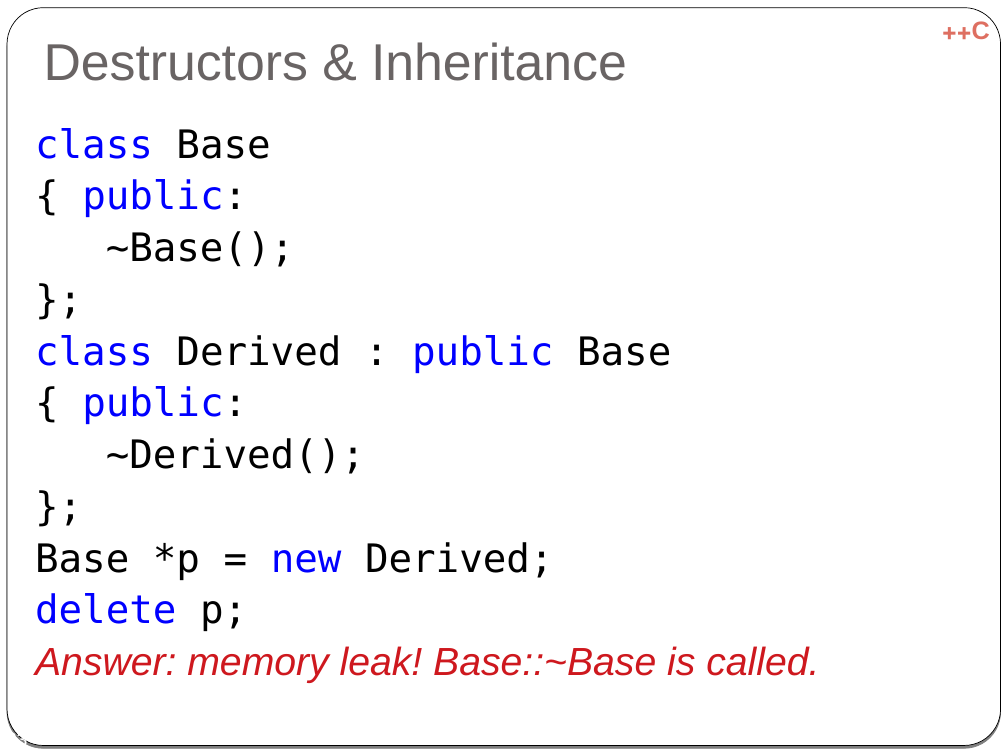
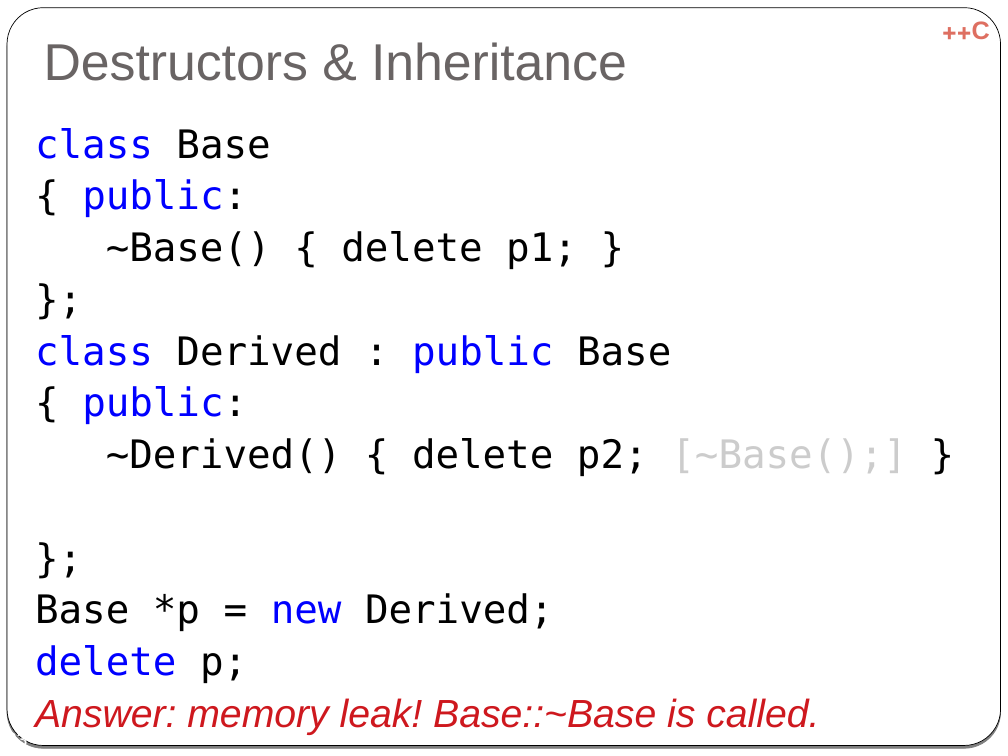
Before and after one commit to cpp-at-ariel/cpp-5780, a slide deck: slide 33 of 06-inheritance/slides-virtual.odp. Drawn at 1008x756 pixels with LibreOffice and Linux fonts; fonts in the diff are those of the drawing. Boxes give left, top, right and bottom in pixels: in the first picture for what was removed or moved away, otherwise in the second. Text is boxed around its words. In the diff, an @@ line names an element or a change of style, - is before the commit and + after.

```diff
--- a/06-inheritance/slides-virtual.odp
+++ b/06-inheritance/slides-virtual.odp
@@ text at <box>35,128,907,735</box>: text changed @@
-class Base
-{ public:
-~Base();
-};
-class Derived : public Base
-{ public:
-~Derived();
-};
-Base *p = new Derived;
-delete p;
-Answer: memory leak! Base::~Base is called.
+class Base
+{ public:
+~Base() { delete p1; }
+};
+class Derived : public Base
+{ public:
+~Derived() { delete p2; [~Base();] }
+};
+Base *p = new Derived;
+delete p;
+Answer: memory leak! Base::~Base is called.
```
Also in this commit, not shown: 7 other slides changed, 1 slide added, 11 other files.
